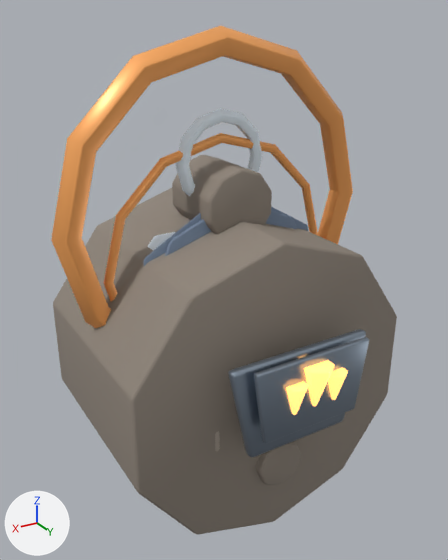
One commit to the glTF model public/assets/models/buildings/furnace.glb: the scene before it, then after it.
Camera for both pictures: a camera (50 mm lens) standing at (3.48, 5.88, 4.87) and looking at (0.09, 0.21, 2.04). Every picture has the same lights, and +X, +Y and +Z are marked at lower left. The older version comes first. Where no turn or scale is listed for an object, it has been applied to the vertices. Vertices at exactly the same position are counted once.

The scene before the commit, as lines of its bpy script (objects in view):
```python
me_cone_094 = bpy.data.meshes.new('Cone.094')
me_cone_094.from_pydata(...)  # 84 vertices, 164 faces; spans x -0.152..0.152, y -0.172..0.172, z -0.24..0.24
me_cone_094.materials.append(mat_mat_furnace_glow)  # orange #ffad61, glowing orange #ffad61
me_cylinder_172 = bpy.data.meshes.new('Cylinder.172')
me_cylinder_172.from_pydata(...)  # 140 vertices, 276 faces; spans x -1.71..1.71, y -1.25..1.25, z -1.79..1.79
me_cylinder_172.materials.append(mat_mat_furnace_stone)  # grey #90867c
me_torus_144 = bpy.data.meshes.new('Torus.144')
me_torus_144.from_pydata(...)  # 180 vertices, 360 faces; spans x -0.555..0.555, y -0.071..0.071, z -0.555..0.555
me_torus_144.materials.append(mat_mat_furnace_snow)  # white #e7f3fd
ob_chimneycap = bpy.data.objects.new('chimneyCap', me_torus_144)
ob_chimneycap.location = (0.0, 0.0, 3.38)
ob_flametongue_1 = bpy.data.objects.new('flameTongue.1', me_cone_094)
ob_flametongue_1.location = (0.0, 1.84, 1.48)
ob_furnacebody = bpy.data.objects.new('furnaceBody', me_cylinder_172)
ob_furnacebody.location = (0.0, 0.0, 1.0)
# also in view: 'chimney' at (0.0, 0.0, 2.95); 'LOD1_PROXY_cap' at (0.0, 0.0, 1.88); 'furnaceCrown' at (0.0, 0.0, 2.8); 'fireChamberRim' at (0.0, 1.79, 1.39); 'plinth' at (0.0, 0.0, 0.15)
```
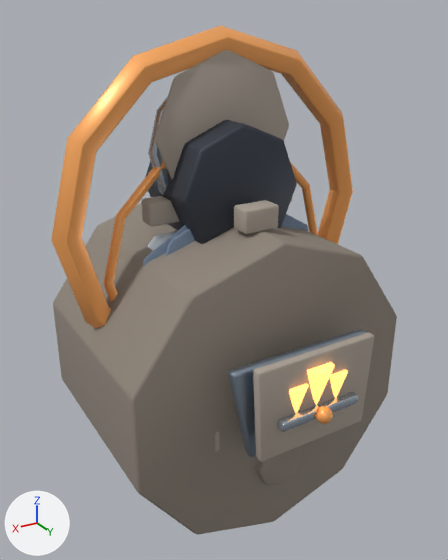
Not visible in the pictures: 'chimneyBlock.3'.

Location of each change, (x1, y1, x2, y2) in pixels of the pictures (448 x 560 px):
'chimneyFlue', added: after (145, 120, 297, 244)
'chimneyCap', reshaped, moved, recoloured: before (176, 108, 263, 197); after (155, 50, 289, 179)
'furnaceDoorFrame', added: after (253, 332, 374, 462)
'chimneyBlock.2', added: after (234, 200, 279, 234)
'furnaceDoorBar', added (pale blue): after (277, 392, 358, 432)
'chimneyBlock.1', added: after (141, 196, 179, 227)
'chimneyCollar', added: after (148, 96, 169, 195)
'furnaceDoorHandle', added: after (315, 406, 333, 424)
'fireChamberRim', unchanged, covered by the edit: before (254, 337, 369, 444)
'chimney', unchanged, covered by the edit: before (172, 155, 272, 234)

Diff of the bpy script that builds the scene:
```diff
--- a/public/assets/models/buildings/furnace.glb.py
+++ b/public/assets/models/buildings/furnace.glb.py
@@ me_torus_144 @@
-me_torus_144.from_pydata(...)  # 180 vertices, 360 faces; spans x -0.555..0.555, y -0.071..0.071, z -0.555..0.555
-me_torus_144.materials.append(mat_mat_furnace_snow)  # white #e7f3fd
+me_torus_144.from_pydata(...)  # 112 vertices, 220 faces; spans x -0.833..0.833, y -0.14..0.14, z -0.833..0.833
+# me_torus_144 part 1: the whole mesh is rebuilt
+me_torus_144.materials.append(mat_mat_furnace_stonelight)  # grey #ada397
@@ ob_chimneycap @@
 ob_chimneycap = bpy.data.objects.new('chimneyCap', me_torus_144)
-ob_chimneycap.location = (0.0, 0.0, 3.38)
+ob_chimneycap.location = (0.0, -0.02, 3.7)
@@ ob_furnacedoorhandle @@
+ob_furnacedoorhandle = bpy.data.objects.new('furnaceDoorHandle', me_icosphere_517_1)  # an icosphere of 80 faces spanning x -0.086..0.086, y -0.09..0.09, z -0.09..0.09; in mat_mat_furnace_accent (orange #ffad61)
+ob_furnacedoorhandle.location = (0.0, 1.99, 1.22)
@@ ob_furnacedoorframe @@
+ob_furnacedoorframe = bpy.data.objects.new('furnaceDoorFrame', me_furnacedoorframemesh)  # 56 vertices, 108 faces; spans x -0.719..0.719, y -0.05..0.05, z 0.82..1.86; in mat_mat_furnace_stonelight (grey #ada397)
+ob_furnacedoorframe.location = (0.0, 1.82, 0.0)
@@ ob_furnacedoorbar @@
+ob_furnacedoorbar = bpy.data.objects.new('furnaceDoorBar', me_cube_871_1)  # 56 vertices, 108 faces; spans x -0.48..0.48, y -0.05..0.05, z -0.05..0.05; in mat_mat_furnace_metallight (pale blue #c4d1df)
+ob_furnacedoorbar.location = (0.0, 1.91, 1.22)
@@ ob_chimneyflue @@
+ob_chimneyflue = bpy.data.objects.new('chimneyFlue', me_cylinder_174_1)  # 112 vertices, 220 faces; spans x -0.712..0.712, y -0.5..0.5, z -0.712..0.712; in mat_mat_furnace_dark (greyish blue #3f4550)
+ob_chimneyflue.location = (0.0, -0.02, 3.12)
@@ ob_chimneycollar @@
+ob_chimneycollar = bpy.data.objects.new('chimneyCollar', me_torus_141_1)  # 188 vertices, 376 faces; spans x -0.85..0.85, y -0.07..0.07, z -0.85..0.85; in mat_mat_furnace_metallight (pale blue #c4d1df)
+ob_chimneycollar.location = (0.0, -0.02, 3.54)
@@ ob_chimneyblock_3 @@
+ob_chimneyblock_3 = bpy.data.objects.new('chimneyBlock.3', me_cube_899)  # 56 vertices, 108 faces; spans x -0.21..0.21, y -0.12..0.12, z -0.13..0.13; in mat_mat_furnace_stonelight (grey #ada397)
+ob_chimneyblock_3.location = (-0.72, 0.0, 2.92)
@@ ob_chimneyblock_2 @@
+ob_chimneyblock_2 = bpy.data.objects.new('chimneyBlock.2', me_cube_899.copy())
+ob_chimneyblock_2.location = (0.0, 0.72, 2.92)
@@ ob_chimneyblock_1 @@
+ob_chimneyblock_1 = bpy.data.objects.new('chimneyBlock.1', me_cube_899.copy())
+ob_chimneyblock_1.location = (0.72, 0.0, 2.92)
```
